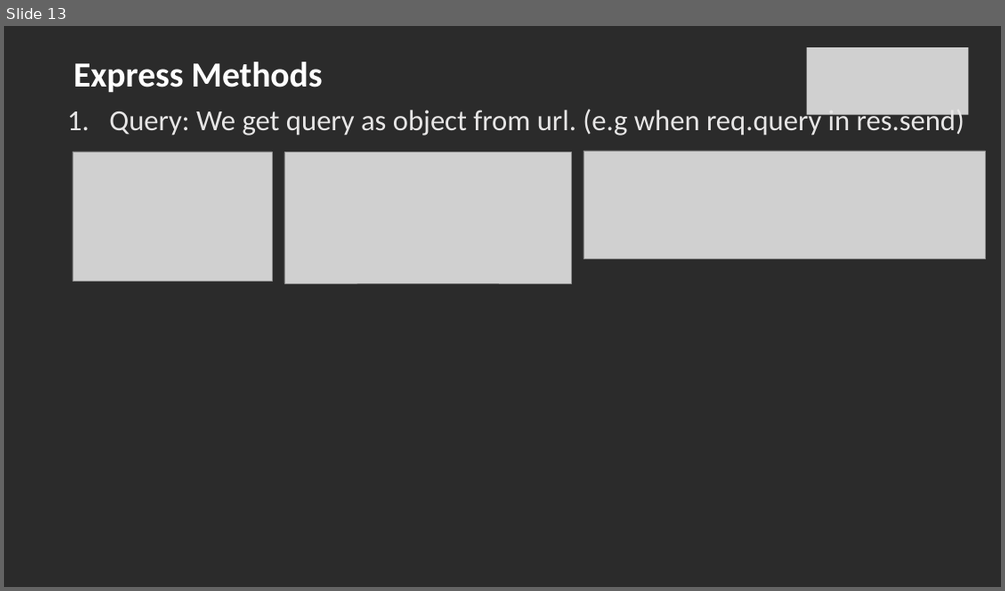
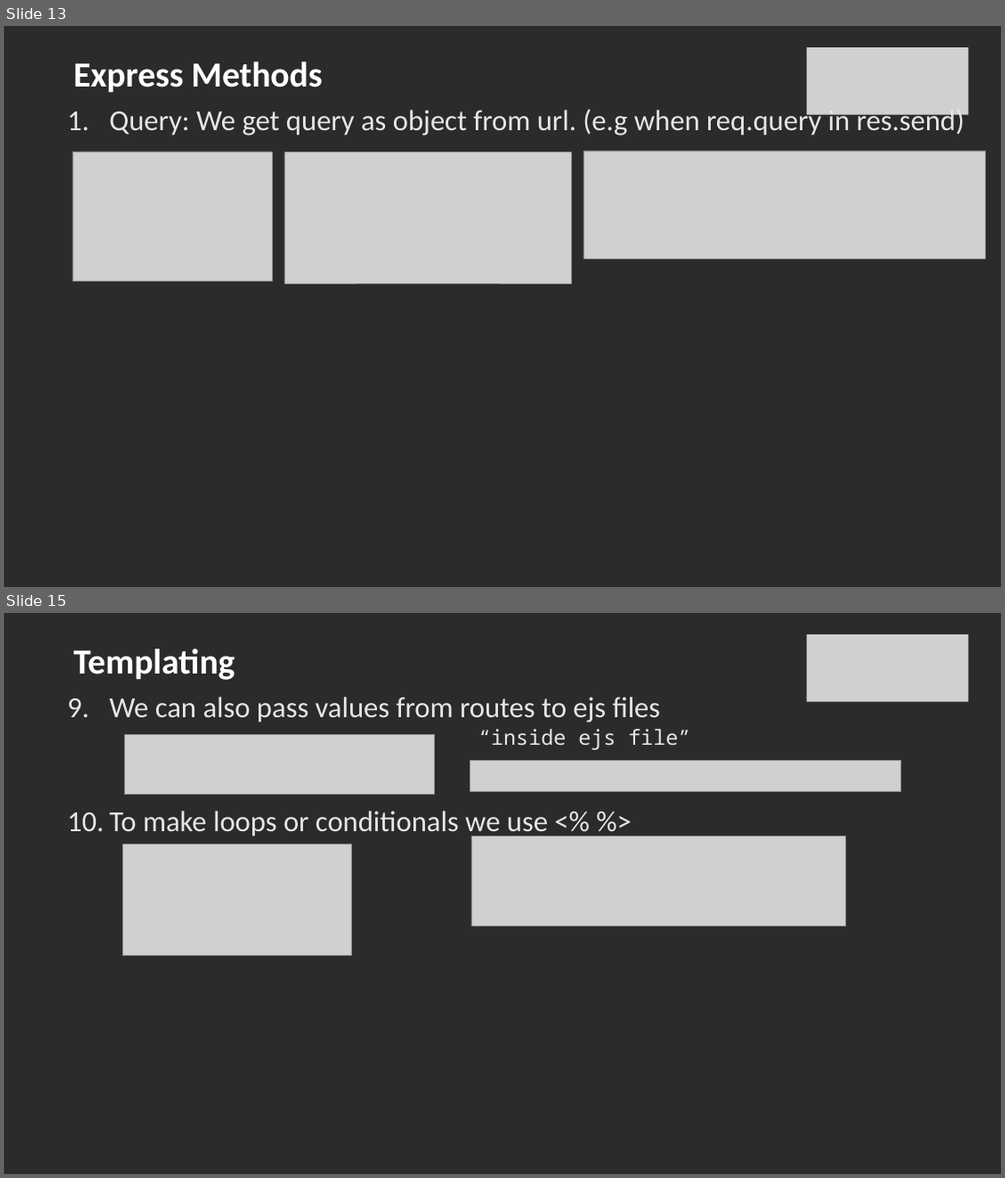
Before and after one commit to SachinBarpanda/glaBackend, a slide deck: NodeJS.pptx. Shown one above the other, each under a label of ours: slide 13 before the commit, slides 13 and 15 after it; the slides between them are not shown. The pictures are 1005x591 and 1005x1178 pixels, drawn with LibreOffice and Linux fonts; fonts in the diff are those of the drawing; grey boxes stand for pictures; background and template pictures are left out; a plain dark background stands for a picture behind light text. Boxes give left, top, right and bottom in pixels: in the first picture for what was removed or moved away, otherwise in the second. Text is boxed around its words. In the diff, an @@ line names an element or a change of style, - is before the commit and + after.

```diff
--- a/NodeJS.pptx
+++ b/NodeJS.pptx
@@ slide 15 added at (4, 613, 1001, 1174), background picture (left out) @@
@@ picture added at (807, 634, 968, 702) @@
@@ title added at (73, 649, 235, 680), 34 pt, text #FFFFFF, bold @@
+Templating
@@ text added at (109, 697, 690, 838), 28 pt, text #E7E6E6 @@
+9. We can also pass values from routes to ejs files
+“inside ejs file”
+10. To make loops or conditionals we use <% %>
@@ picture added at (124, 734, 434, 793) @@
@@ picture added at (469, 761, 901, 791) @@
@@ picture added at (122, 844, 352, 955) @@
@@ picture added at (471, 835, 845, 926) @@
```
Also in this commit, not shown: 1 slide changed, 3 other slides added, 34 other files.
